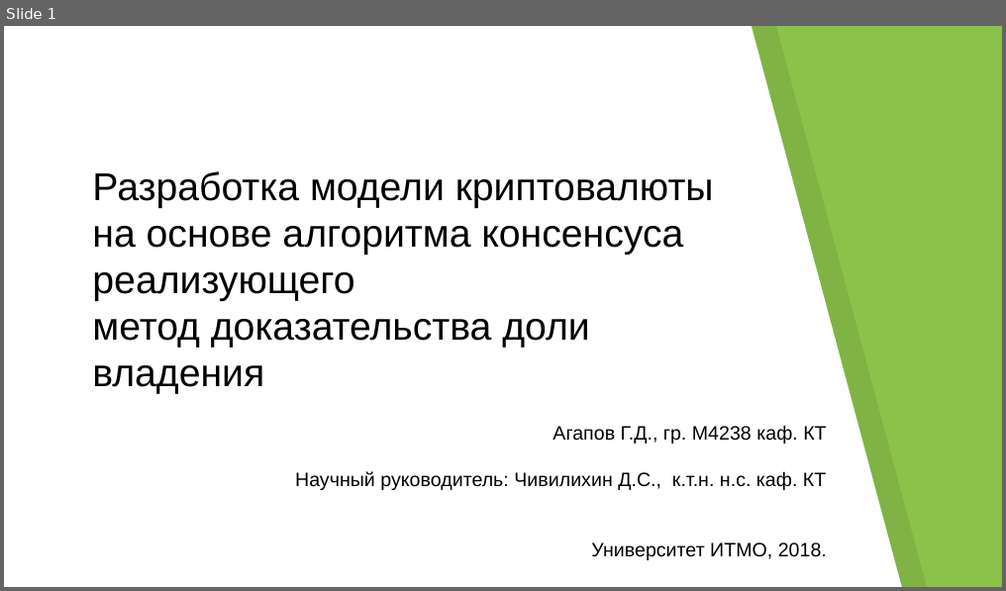
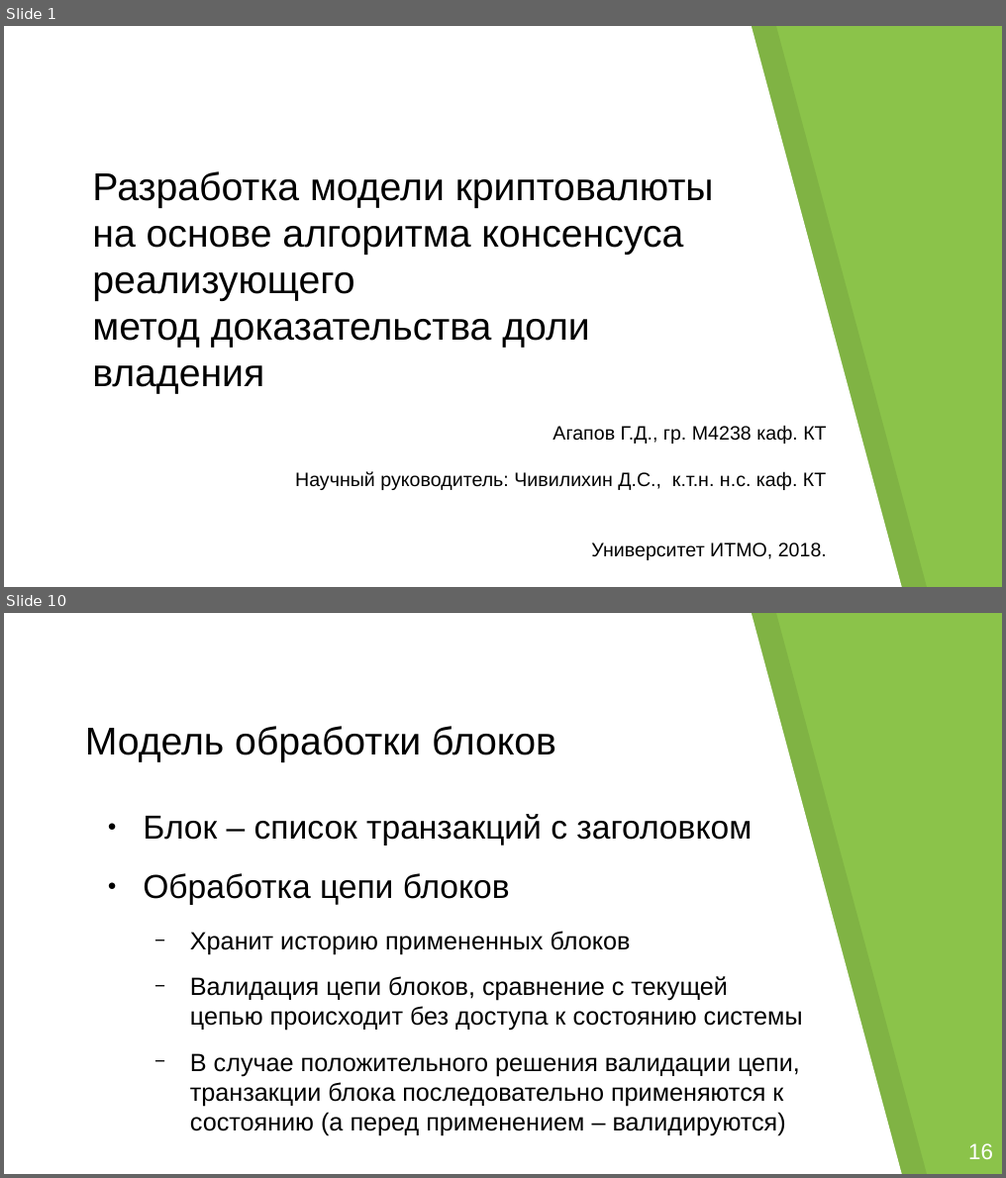
Before and after one commit to georgeee/itmo-master-thesis, a slide deck: presentation.odp. Shown one above the other, each under a label of ours: slide 1 before the commit, slides 1 and 10 after it; the slides between them are not shown. The pictures are 1006x591 and 1006x1178 pixels, drawn with LibreOffice and Linux fonts; fonts in the diff are those of the drawing; background and template pictures are left out. Boxes give left, top, right and bottom in pixels: in the first picture for what was removed or moved away, otherwise in the second. Text is boxed around its words. In the diff, an @@ line names an element or a change of style, - is before the commit and + after.

```diff
--- a/presentation.odp
+++ b/presentation.odp
@@ slide 10 added at <box>4,613,1002,1174</box>, background #8BC34A; not listed: 2 template elements that a slide beside it also shows @@
@@ title added at <box>85,726,556,762</box>, 28 pt, text #000000 @@
+Модель обработки блоков
@@ text added at <box>143,814,803,1137</box>, 18 pt, text #000000 @@
+● Блок – список транзакций с заголовком
+● Обработка цепи блоков
+  − Хранит историю примененных блоков
+  − Валидация цепи блоков, сравнение с текущей цепью происходит без доступа к состоянию системы
+  − В случае положительного решения валидации цепи, транзакции блока последовательно применяются к состоянию (а перед применением – валидируются)
@@ page number added at <box>827,1128,974,1174</box>, 16 pt, text #FFFFFF @@
+10 /
@@ text added at <box>968,1144,993,1159</box>, 16 pt, text #FFFFFF @@
+16
```
Also in this commit, not shown: 9 slides changed, 5 other slides added, 9 slides removed, 6 other files.
